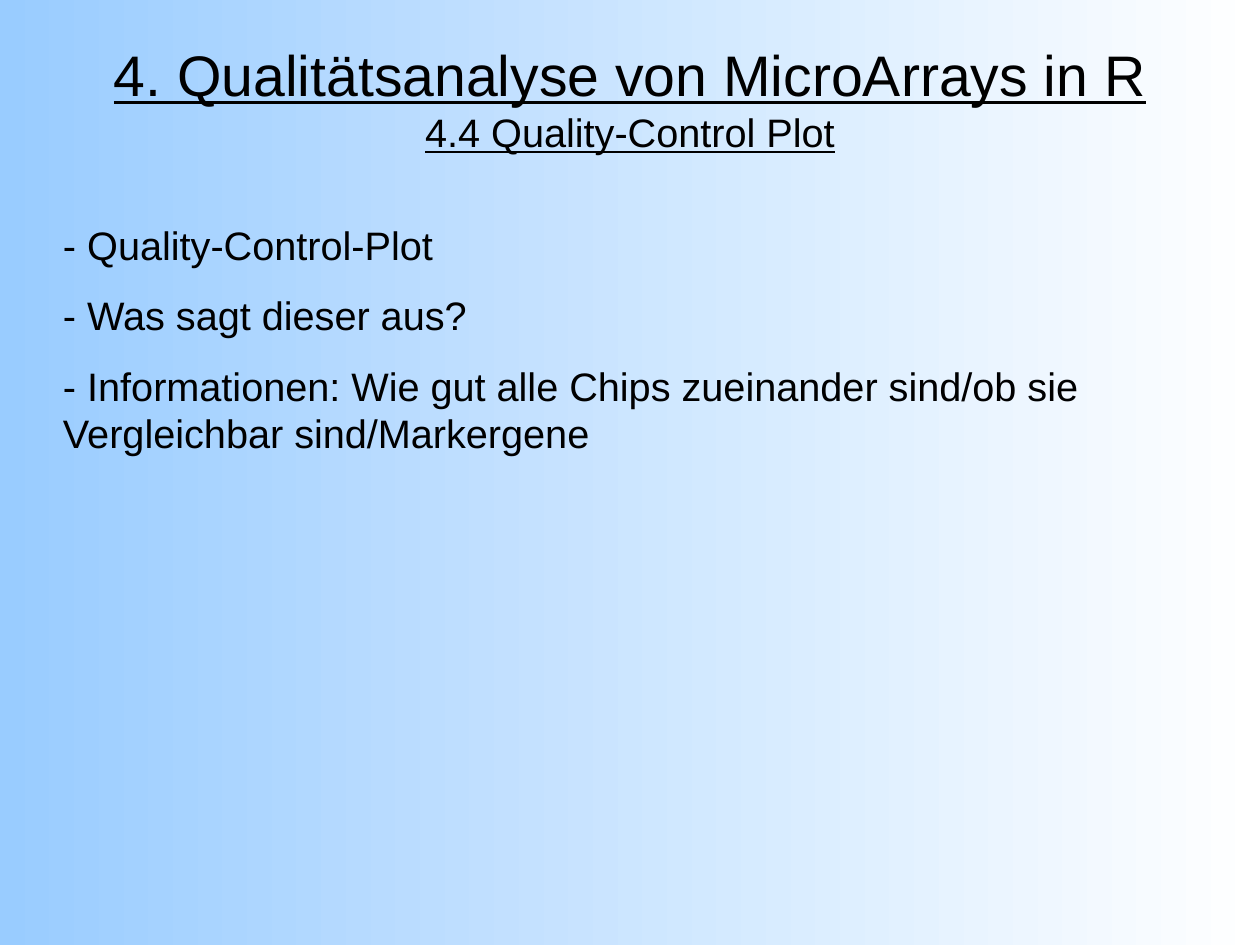
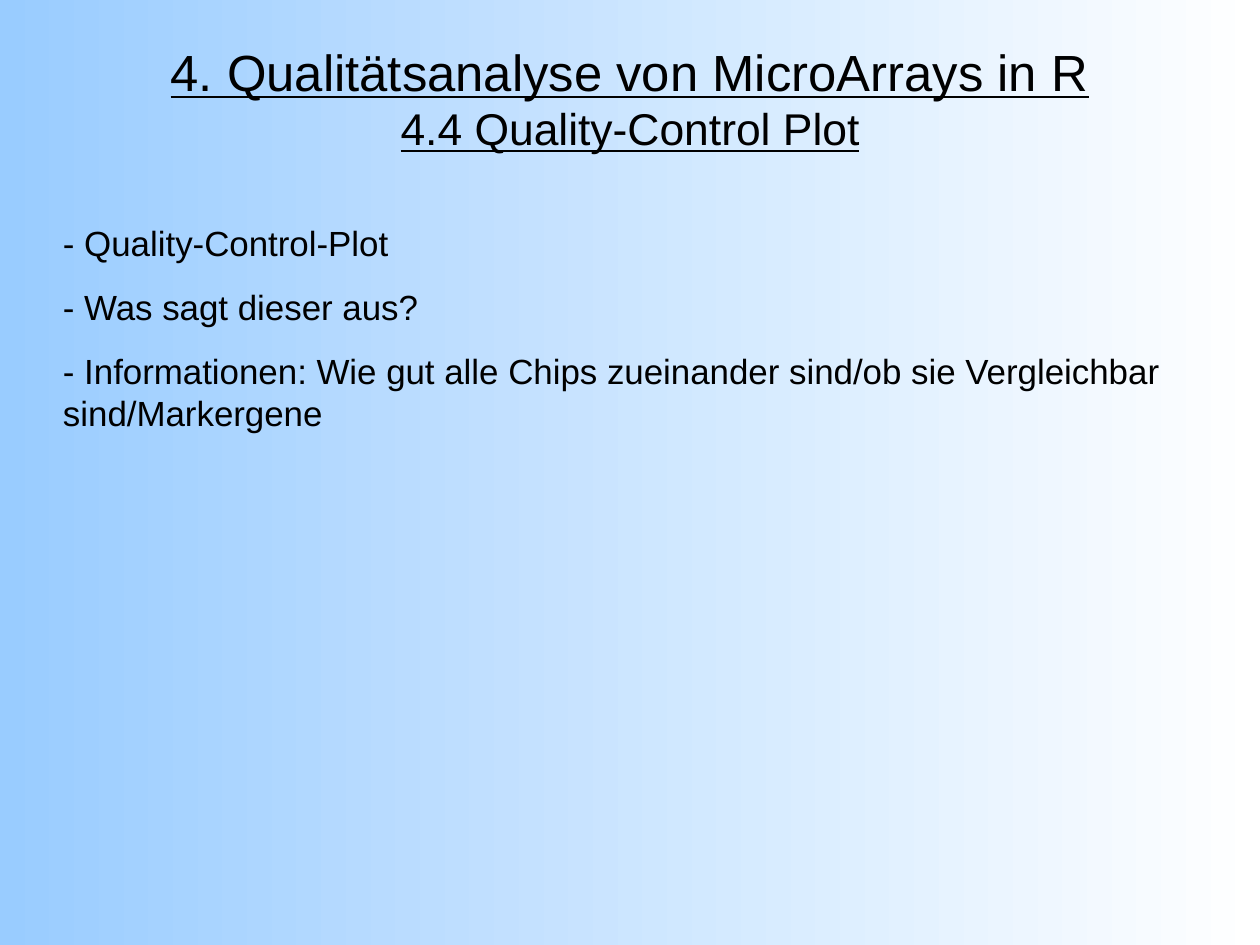
Before and after one commit to emmkey/GenEx, a slide deck: slide 13 of W1 Praesentation.odp (slide 11 before the commit). Drawn at 1260x945 pixels with LibreOffice and Linux fonts; fonts in the diff are those of the drawing. Boxes give left, top, right and bottom in pixels: in the first picture for what was removed or moved away, otherwise in the second. Text is boxed around its words. In the diff, an @@ line names an element or a change of style, - is before the commit and + after.

```diff
--- a/W1 Praesentation.odp
+++ b/W1 Praesentation.odp
@@ title "4. Qualitätsanalyse von MicroArrays in ..." at box(171, 54, 1088, 155): size 36 to 32 pt in "4. Qualitätsanalyse von MicroArrays in R"; size 25 to 28 pt in "4.4 Quality-Control Plot" @@
@@ text "- Quality-Control-Plot" at box(63, 230, 1159, 433): size 25 to 22 pt @@
```
Also in this commit, not shown: 11 other slides changed, 2 slides added.
